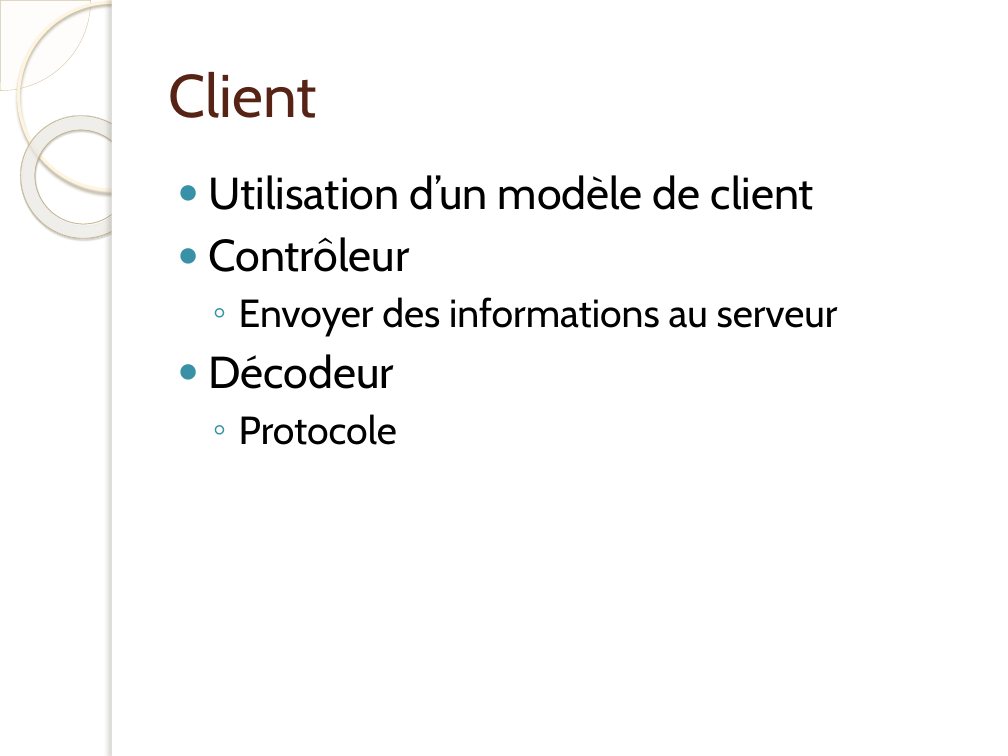
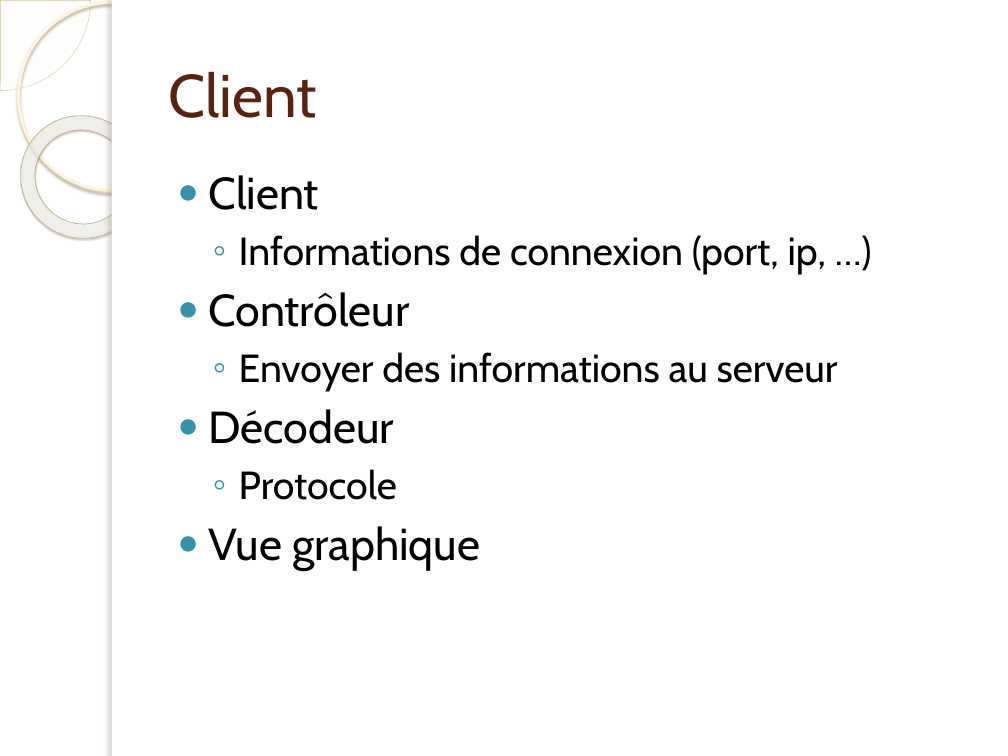
Before and after one commit to jonesbusy/killerbox, a slide deck: slide 9 of Documentation/presentation.pptx. Drawn at 1008x756 pixels with LibreOffice and Linux fonts; fonts in the diff are those of the drawing; background and template pictures are left out. Boxes give left, top, right and bottom in pixels: in the first picture for what was removed or moved away, otherwise in the second. Text is boxed around its words. In the diff, an @@ line names an element or a change of style, - is before the commit and + after.

```diff
--- a/Documentation/presentation.pptx
+++ b/Documentation/presentation.pptx
@@ text at [209, 175, 827, 274]: text changed; size 32 to 28 pt @@
-● Utilisation d’un modèle de client
+● Client
+  ◦ Informations de connexion (port, ip, …)
@@ text at [209, 526, 480, 570]: paragraph added @@
+● Vue graphique
```
Also in this commit, not shown: 3 other slides changed, 1 slide added, 1 slide removed, 3 other files.
